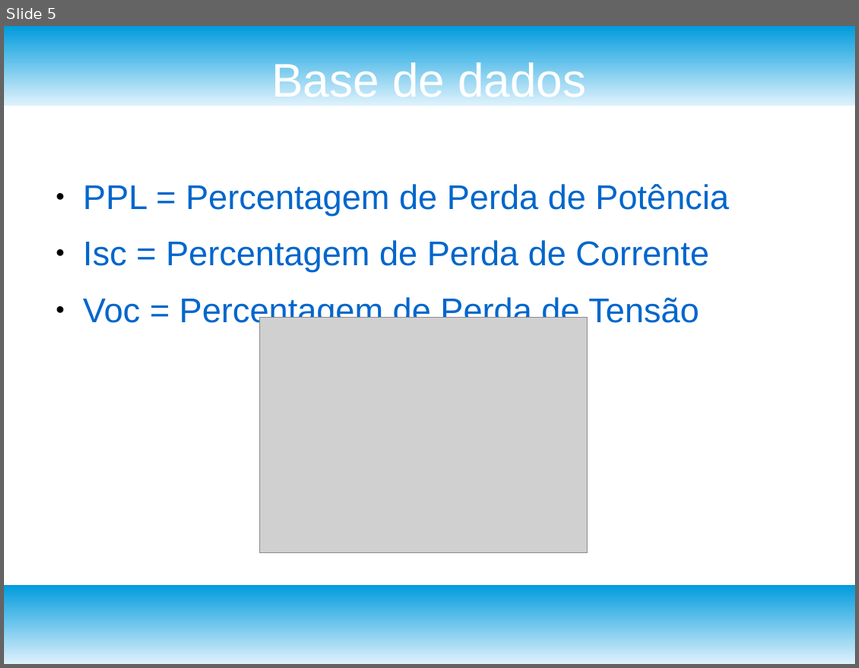
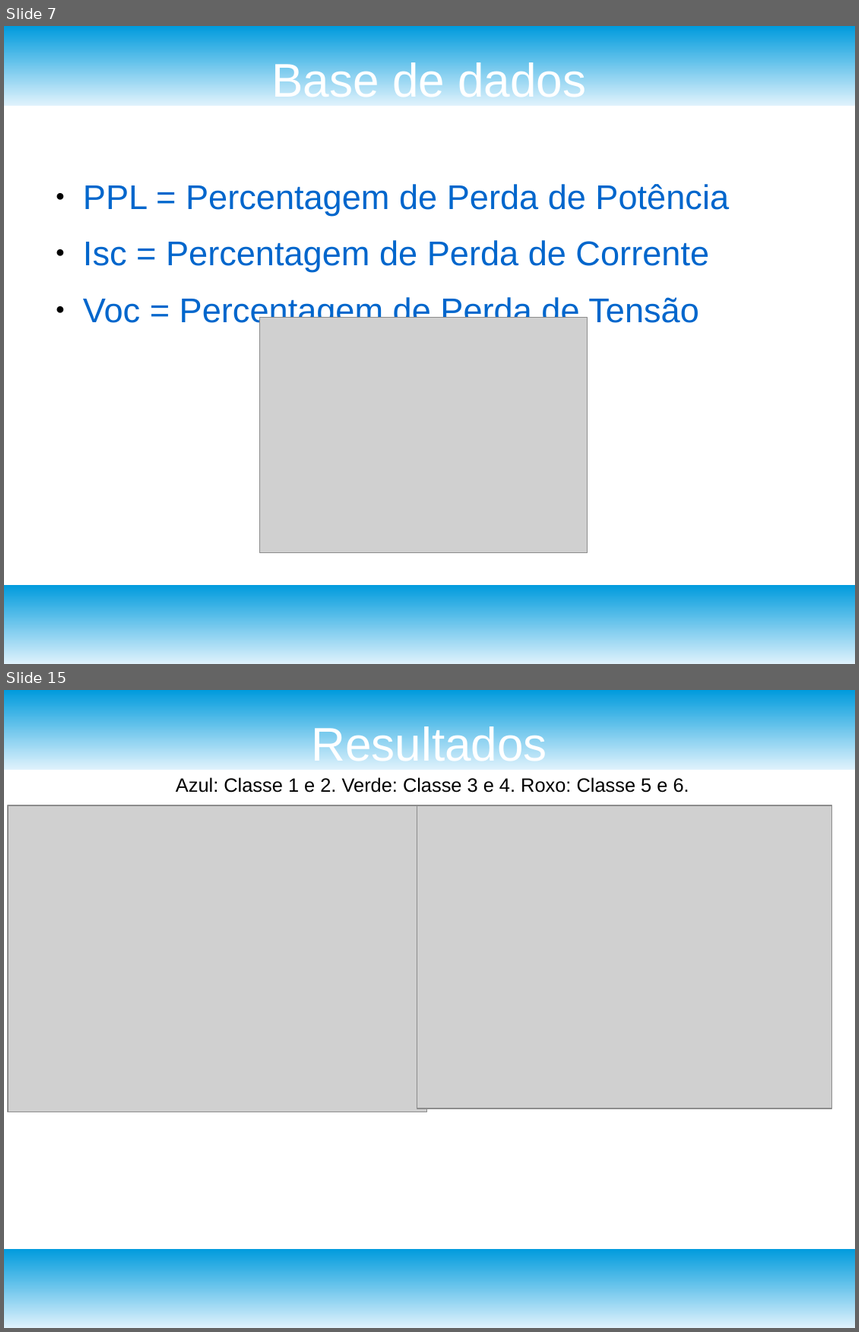
Before and after one commit to ErikJhones/Self-Organizing-Map-SOM-with-KNN, a slide deck: fuzzy/apresentacao.odp. Shown one above the other, each under a label of ours: slide 5 before the commit, slides 7 and 15 after it; the slides between them are not shown. The pictures are 859x668 and 859x1332 pixels, drawn with LibreOffice and Linux fonts; fonts in the diff are those of the drawing; grey boxes stand for pictures. Boxes give left, top, right and bottom in pixels: in the first picture for what was removed or moved away, otherwise in the second. Text is boxed around its words. In the diff, an @@ line names an element or a change of style, - is before the commit and + after.

```diff
--- a/fuzzy/apresentacao.odp
+++ b/fuzzy/apresentacao.odp
@@ slide 15 added at [4,690,855,1328], background #FFFFFF; not listed: 2 template elements that a slide beside it also shows @@
@@ title added at [311,723,547,761], 44 pt, text #FFFFFF @@
+Resultados
@@ text added at [176,777,690,793], 18 pt, text #000000 @@
+Azul: Classe 1 e 2. Verde: Classe 3 e 4. Roxo: Classe 5 e 6.
@@ picture added at [8,806,427,1113] @@
@@ picture added at [417,806,832,1110] @@
@@ what was slide 5 is now slide 7 @@
```
Also in this commit, not shown: 8 slides changed, 5 other slides added, 2 slides removed, 3 other files.
